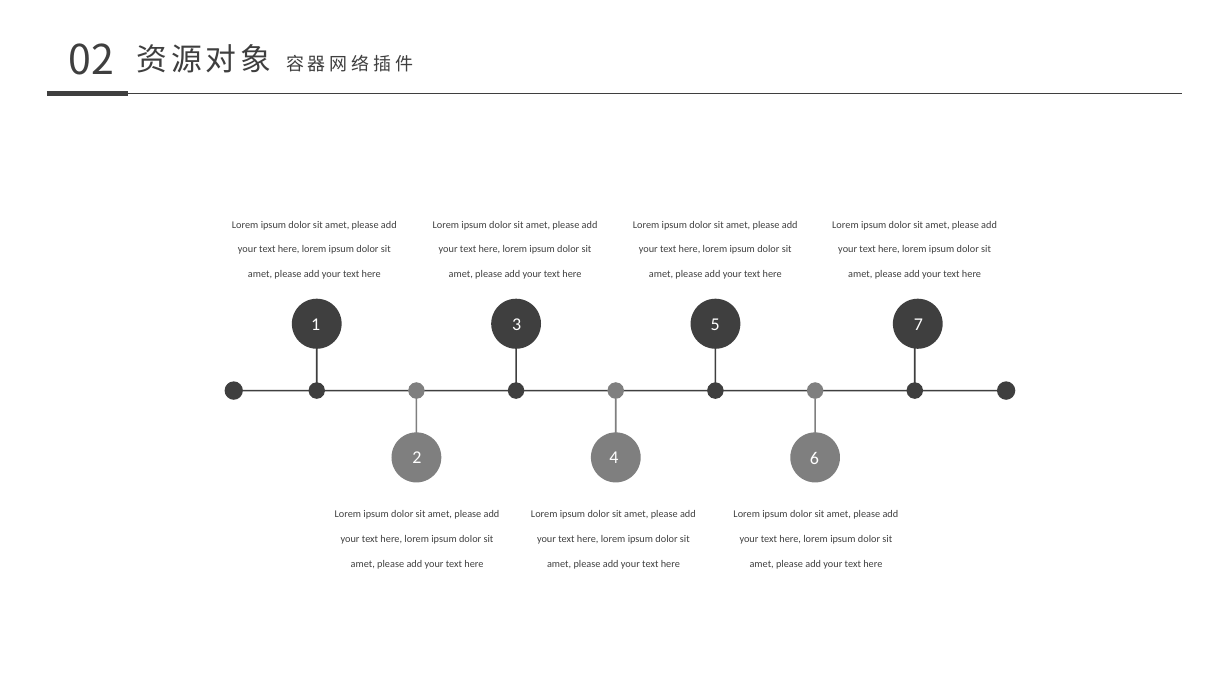
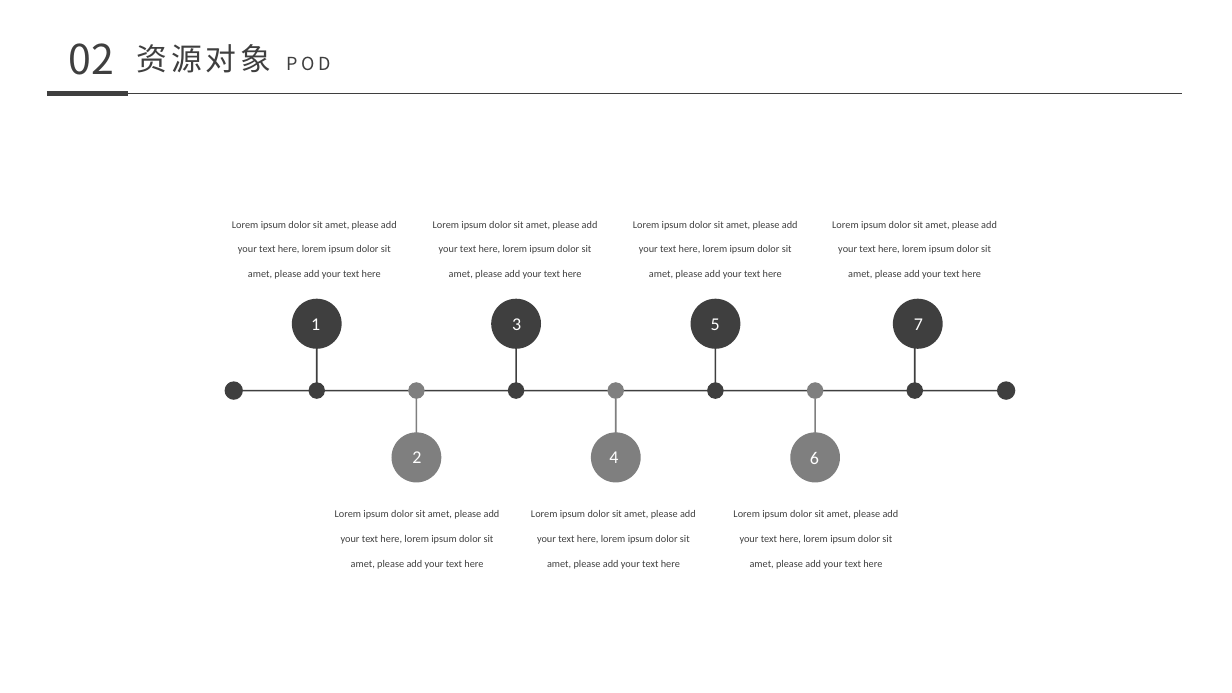
Before and after one commit to nutionMedivn/Kubernetes-training-camp, a slide deck: slide 48 of 基础/008-011 kubernetes.pptx (slide 24 before the commit). Drawn at 1232x693 pixels with LibreOffice and Linux fonts; fonts in the diff are those of the drawing. Boxes give left, top, right and bottom in pixels: in the first picture for what was removed or moved away, otherwise in the second. Text is boxed around its words. In the diff, an @@ line names an element or a change of style, - is before the commit and + after.

```diff
--- a/基础/008-011 kubernetes.pptx
+++ b/基础/008-011 kubernetes.pptx
@@ text at bbox=[137, 44, 272, 73]: text changed; size 14 to 24 pt @@
-资源对象 容器网络插件
+资源对象 POD
```
Also in this commit, not shown: 43 slides added, 9 other files.
